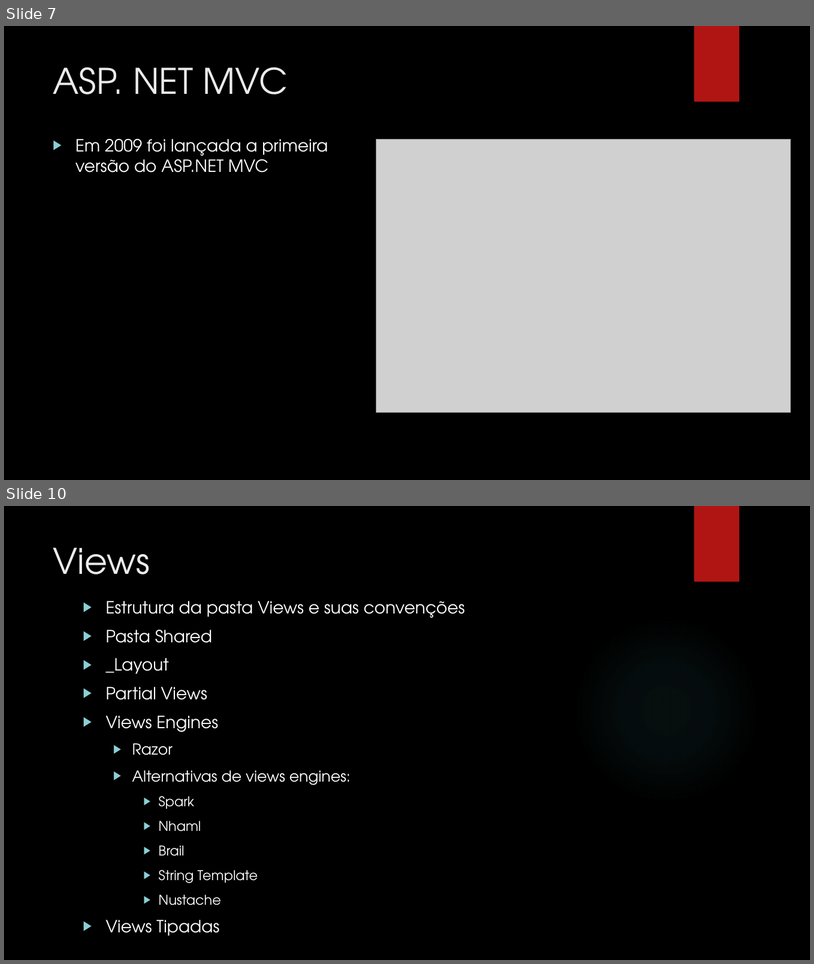
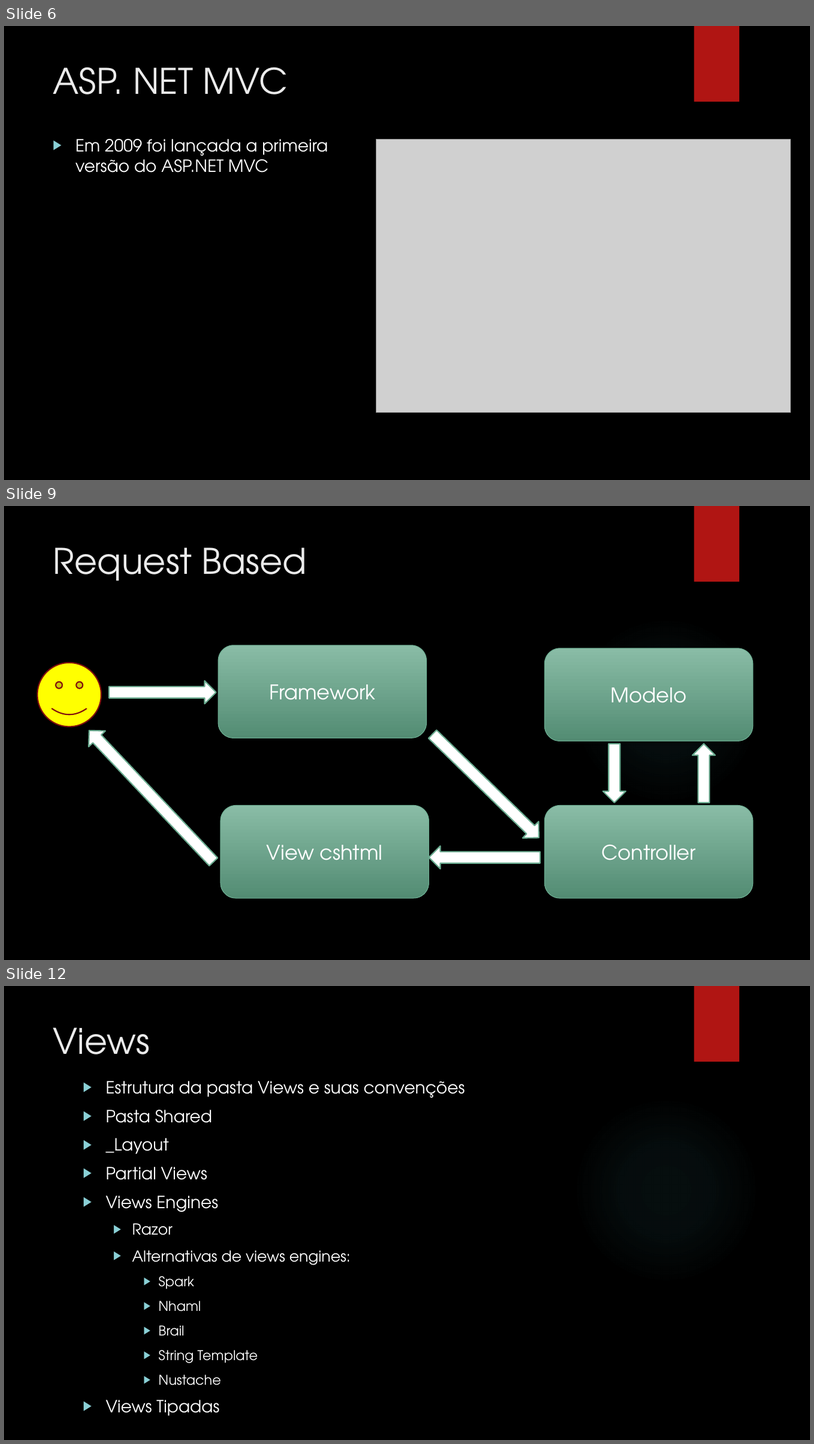
Before and after one commit to leolana/AspnetMvcLab, a slide deck: Presentation/AspNetMvc.pptx. Shown one above the other, each under a label of ours: slides 7 and 10 before the commit, slides 6, 9 and 12 after it; the slides between them are not shown. The pictures are 814x964 and 814x1444 pixels, drawn with LibreOffice and Linux fonts; fonts in the diff are those of the drawing; grey boxes stand for pictures; background and template pictures are left out. Boxes give left, top, right and bottom in pixels: in the first picture for what was removed or moved away, otherwise in the second. Text is boxed around its words. In the diff, an @@ line names an element or a change of style, - is before the commit and + after.

```diff
--- a/Presentation/AspNetMvc.pptx
+++ b/Presentation/AspNetMvc.pptx
@@ slide 9 added at bbox=[4, 506, 810, 960], background picture (left out); not listed: 2 template elements that a slide beside it also shows @@
@@ title added at bbox=[53, 547, 307, 581], 42 pt, text #EBEBEB @@
+Request Based
@@ rounded rectangle added at bbox=[218, 645, 427, 738], fill gradient #89BDA7 to #538C74, outline #6AAC90 0.75 pt, 24 pt, text #FFFFFF @@
+Framework
@@ rounded rectangle added at bbox=[545, 648, 753, 741], fill gradient #89BDA7 to #538C74, outline #6AAC90 0.75 pt, 24 pt, text #FFFFFF @@
+Modelo
@@ smiley face added at bbox=[37, 663, 101, 727], fill #FFFF00, outline #82100E 1.5 pt @@
@@ right arrow added at bbox=[109, 681, 216, 704], fill #FFFFFF, outline #6AAC90 1.5 pt @@
@@ right arrow added at bbox=[81, 722, 222, 869], fill #FFFFFF, outline #6AAC90 1.5 pt @@
@@ right arrow added at bbox=[425, 726, 547, 846], fill #FFFFFF, outline #6AAC90 1.5 pt @@
@@ down arrow added at bbox=[603, 744, 626, 802], fill #FFFFFF, outline #6AAC90 1.5 pt @@
@@ down arrow added at bbox=[693, 744, 716, 802], fill #FFFFFF, outline #6AAC90 1.5 pt @@
@@ rounded rectangle added at bbox=[221, 805, 429, 898], fill gradient #89BDA7 to #538C74, outline #6AAC90 0.75 pt, 24 pt, text #FFFFFF @@
+View cshtml
@@ rounded rectangle added at bbox=[545, 805, 753, 898], fill gradient #89BDA7 to #538C74, outline #6AAC90 0.75 pt, 24 pt, text #FFFFFF @@
+Controller
@@ down arrow added at bbox=[429, 846, 540, 869], fill #FFFFFF, outline #6AAC90 1.5 pt @@
@@ what was slide 7 is now slide 6 @@
@@ what was slide 10 is now slide 12 @@
```
Also in this commit, not shown: 6 slides changed, 5 other slides added, 3 slides removed.
